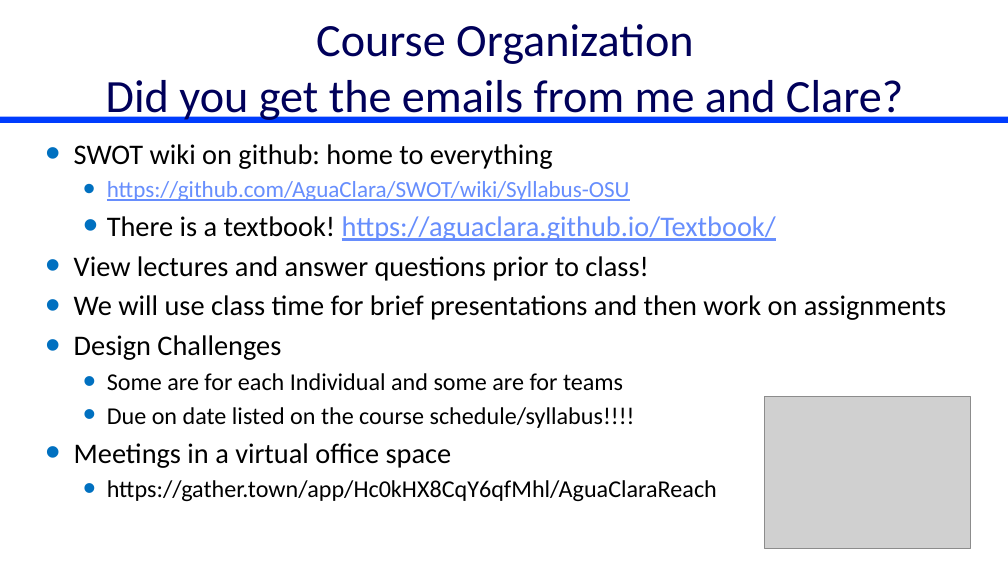
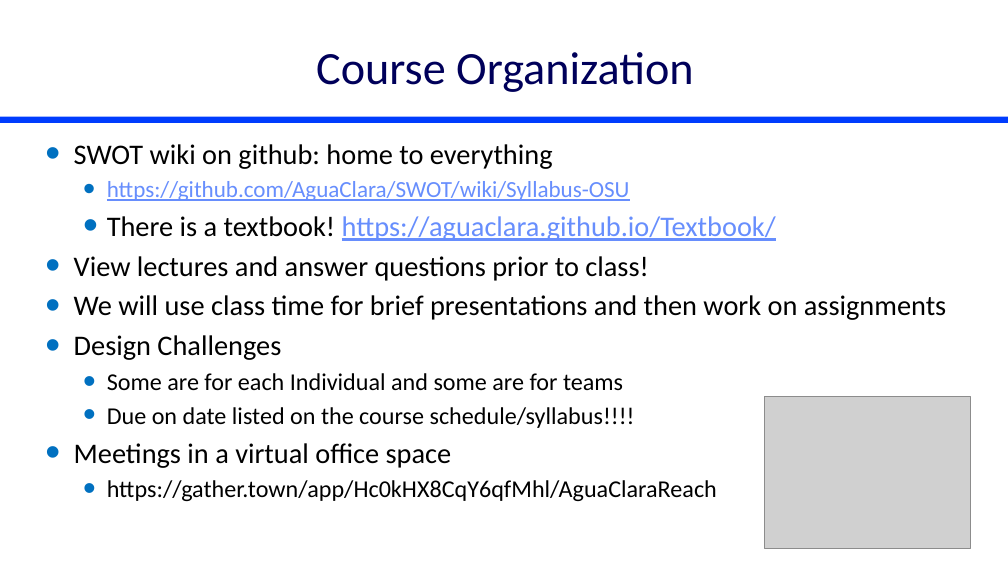
Before and after one commit to monroews/CEE4520Lectures, a slide deck: slide 2 of Discussions/Introduction.pptx. Drawn at 1008x567 pixels with LibreOffice and Linux fonts; fonts in the diff are those of the drawing; grey boxes stand for pictures. Boxes give left, top, right and bottom in pixels: in the first picture for what was removed or moved away, otherwise in the second. Text is boxed around its words. In the diff, an @@ line names an element or a change of style, - is before the commit and + after.

```diff
--- a/Discussions/Introduction.pptx
+++ b/Discussions/Introduction.pptx
@@ title at (316,52,693,92): text changed @@
-Course Organization
-Did you get the emails from me and Clare?
+Course Organization
```
